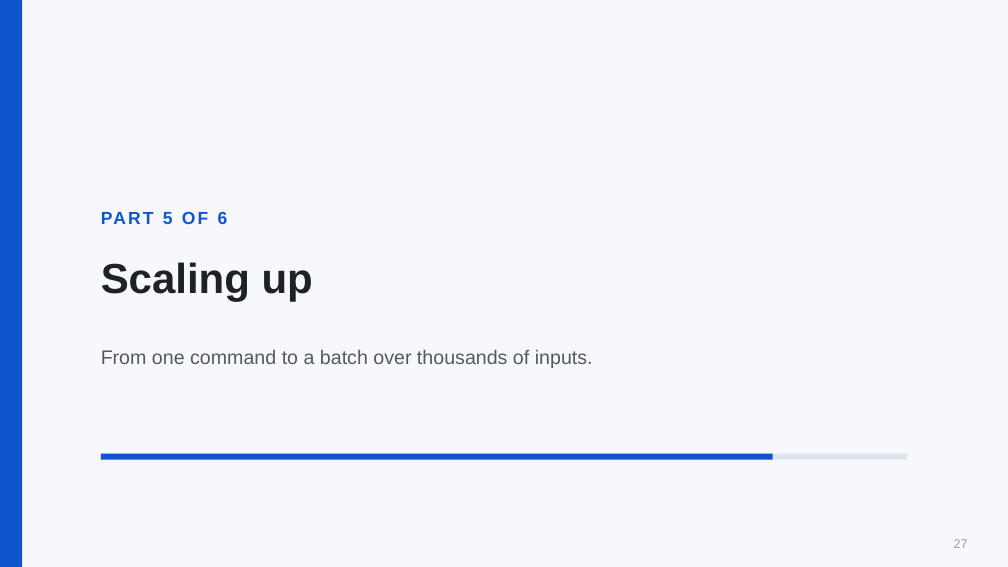
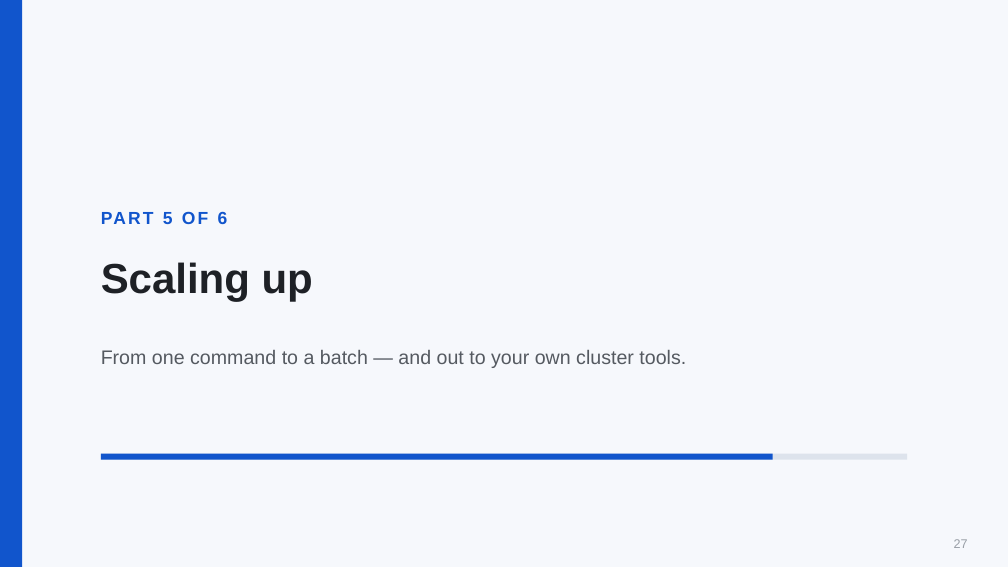
Before and after one commit to PursuitOfDataScience/uchicago-workshops, a slide deck: slide 27 of claude-code-tutorial/claude-code-tutorial.pptx. Drawn at 1008x567 pixels with LibreOffice and Linux fonts; fonts in the diff are those of the drawing. Boxes give left, top, right and bottom in pixels: in the first picture for what was removed or moved away, otherwise in the second. Text is boxed around its words. In the diff, an @@ line names an element or a change of style, - is before the commit and + after.

```diff
--- a/claude-code-tutorial/claude-code-tutorial.pptx
+++ b/claude-code-tutorial/claude-code-tutorial.pptx
@@ text at box(101, 350, 686, 368): text changed @@
-From one command to a batch over thousands of inputs.
+From one command to a batch — and out to your own cluster tools.
```
Also in this commit, not shown: 17 other slides changed, 21 other files.
